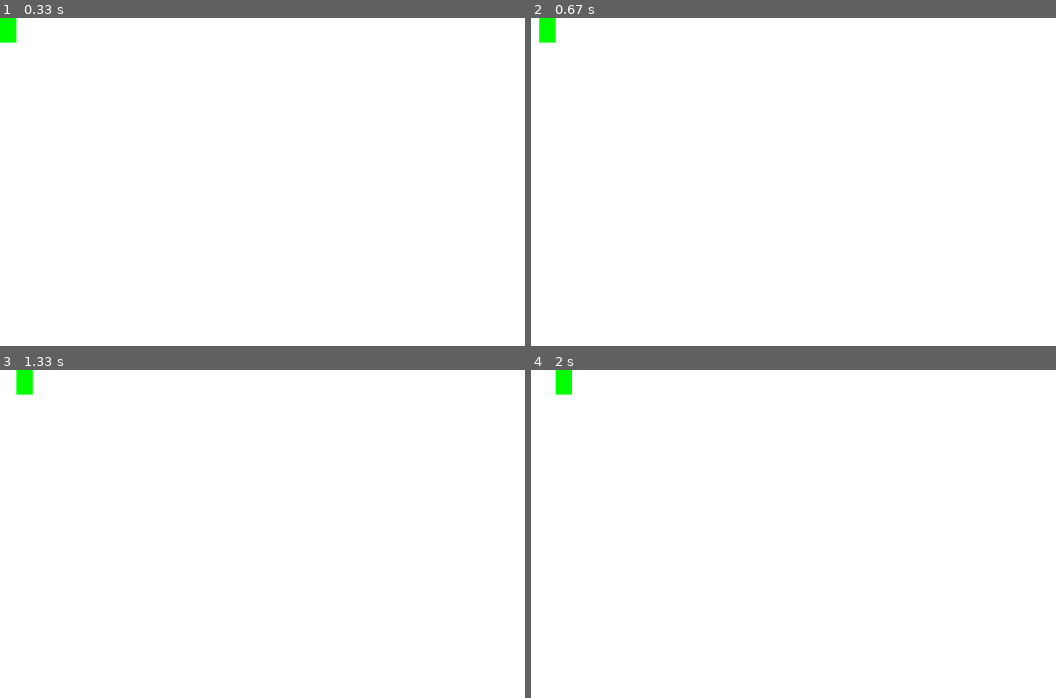
Above: before the commit, frames 1-4 (two rows, left to right).
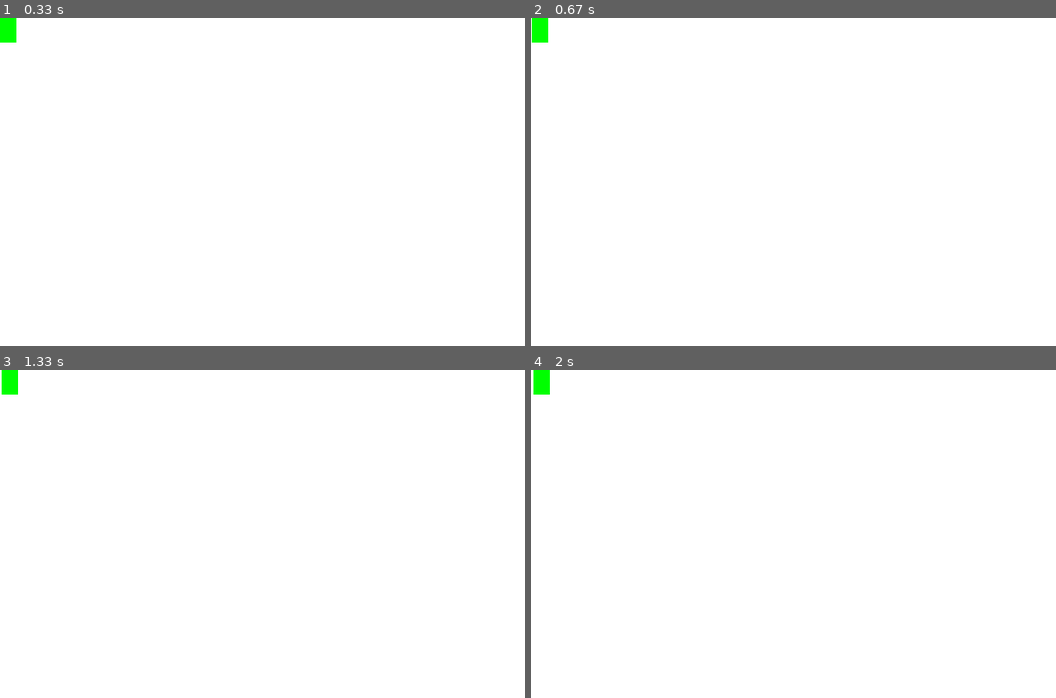
Above: after the commit, the same moments.

Repository: Coin-CodingPeople/pygame
Game: pygame game, started from main.py
The game is run twice, just before and just after one commit, with the same random seed, the same clock (stepped at 60 frames per second) and the same inputs.
Inputs:
- Up to frame 1 (0.33 s): no input
- Up to frame 2 (0.67 s): hold Right from 0.33 s (still down)
- Up to frame 3 (1.33 s): release Right at 0.8 s; hold Right 0.83-1.3 s
- Up to frame 4 (2 s): hold Right 1.33-1.97 s

Frame 1 is identical in both runs. In frame 2, 0.2% of the frame differs, in the area x 0-5%, y 0-8%; in frame 3, 0.4%; in frame 4, 0.5%, in the area x 0-8%, y 0-8%.

Commit message:
first homework

Diff:
--- a/Car.py
+++ b/Car.py
@@ -17,4 +17,6 @@
         self.rect = self.image.get_rect()
 
     def moveRight(self):
-        self.rect.x += 10
+        self.rect.x += 1
+
+    # 여기에 움직임을 추가해보자!
--- a/main.py
+++ b/main.py
@@ -49,6 +49,7 @@
         elif event.type==pygame.KEYDOWN:
             if event.key==pygame.K_RIGHT:
                 self.playerCar.moveRight()
+            # 여기서 키보드 이벤트를 받아보자!
 
     # 매 반복시마다 해야할 작업들
     def on_loop(self):
